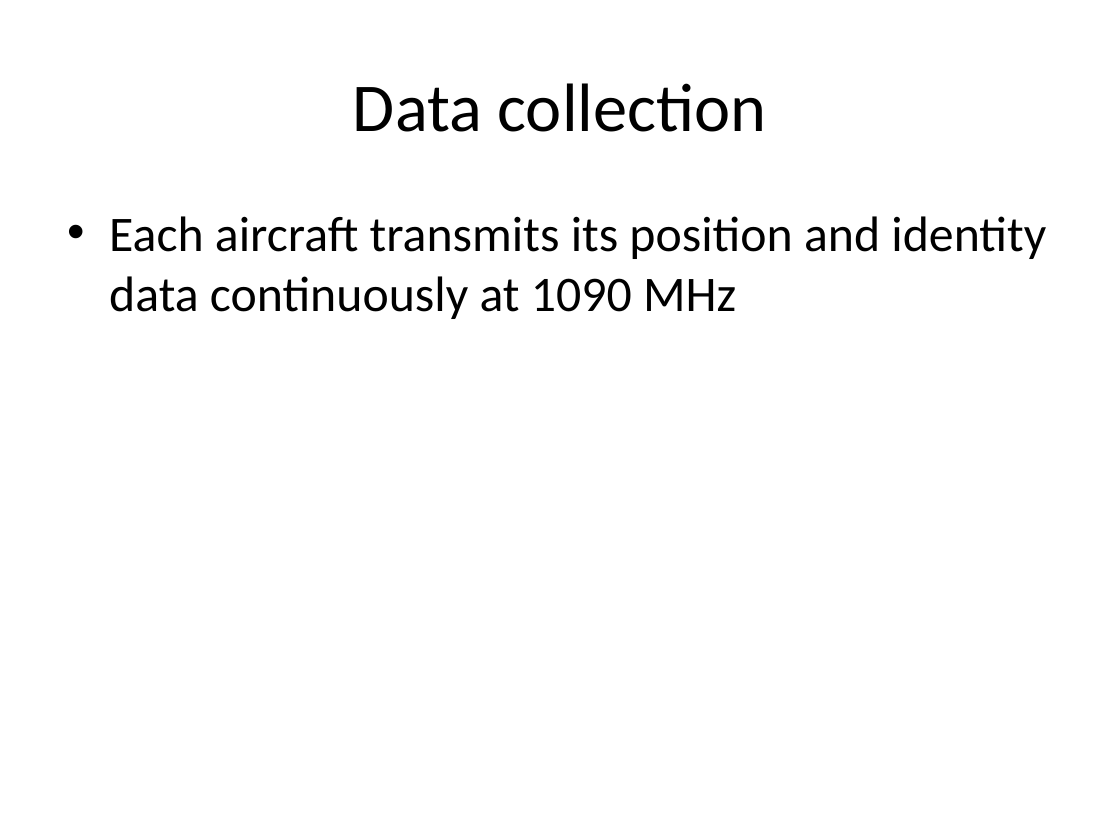
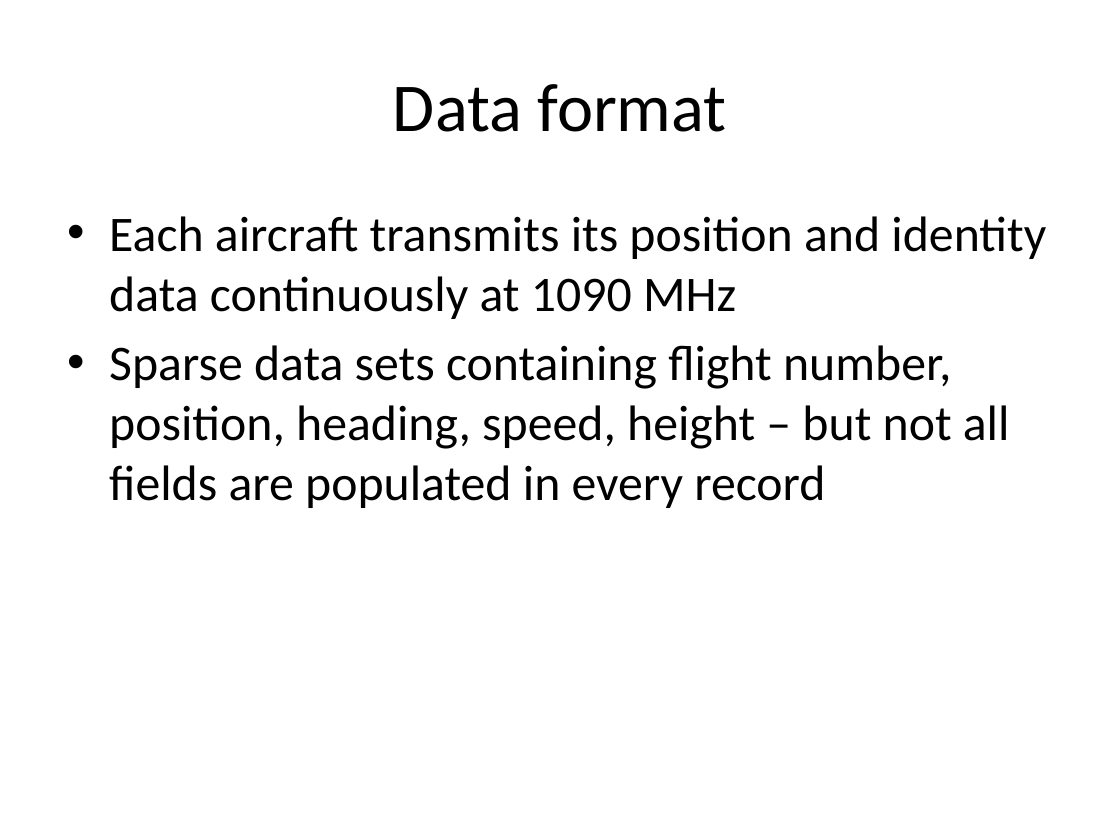
Before and after one commit to hellmarbecker/plt-airt-2000, a slide deck: slide 3 of Presentation/Designing an aircraft tracking datastore.pptx. Drawn at 1120x840 pixels with LibreOffice and Linux fonts; fonts in the diff are those of the drawing. Boxes give left, top, right and bottom in pixels: in the first picture for what was removed or moved away, otherwise in the second. Text is boxed around its words. In the diff, an @@ line names an element or a change of style, - is before the commit and + after.

```diff
--- a/Presentation/Designing an aircraft tracking datastore.pptx
+++ b/Presentation/Designing an aircraft tracking datastore.pptx
@@ title at (393, 84, 727, 132): text changed @@
-Data collection
+Data format
@@ text at (109, 345, 1010, 508): paragraph added @@
+• Sparse data sets containing flight number, position, heading, speed, height – but not all fields are populated in every record
```
Also in this commit, not shown: 1 other slide changed, 4 slides added, 4 other files.
